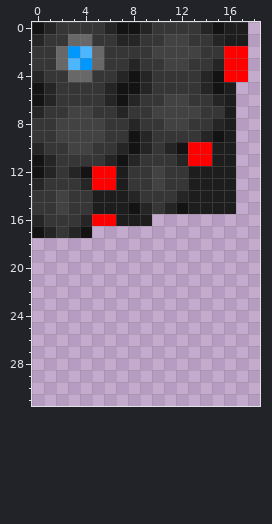
Two states of a pixel-art sprite, camera.png. The first picture shows the starting point.
The file is 32x32 pixels. Shown: x 0..18, y 0..31.
And afterwards:
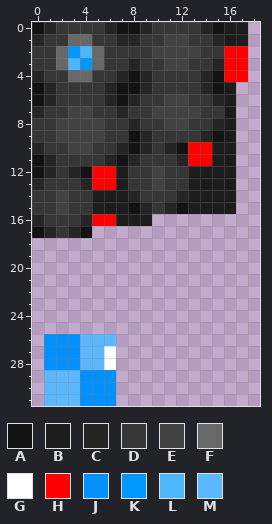
Palette (. is transparent): A #131313  B #1d1d1d  C #252525  D #363636  E #424242  F #686868  G #ffffff  H #ff0000  J #0090ff  K #0097ff  L #4cb6ff  M #5bb8ff
Change:
@@ x 0..8 @@
 25 .........
-26 .........
-27 .........
-28 .........
-29 .........
-30 .........
-31 .........
+26 .JJJMMM..
+27 .JJJMMG..
+28 .JJJMMG..
+29 .MMMJJJ..
+30 .MMMJJJ..
+31 .MMMJJJ..
Changed places in both pictures, as pixel boxes (x1, y1, x2, y2):
added: (44, 334, 116, 406)
